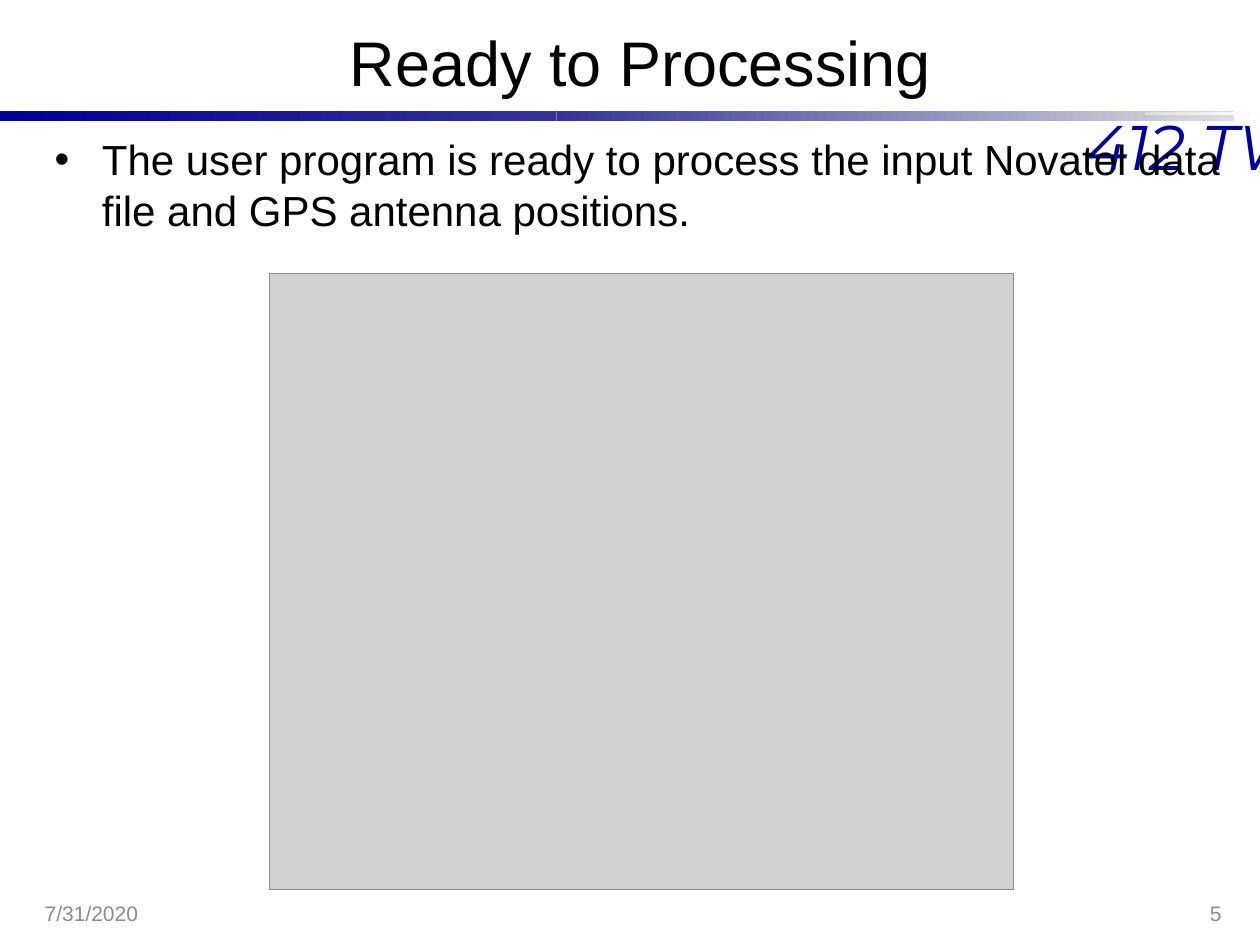
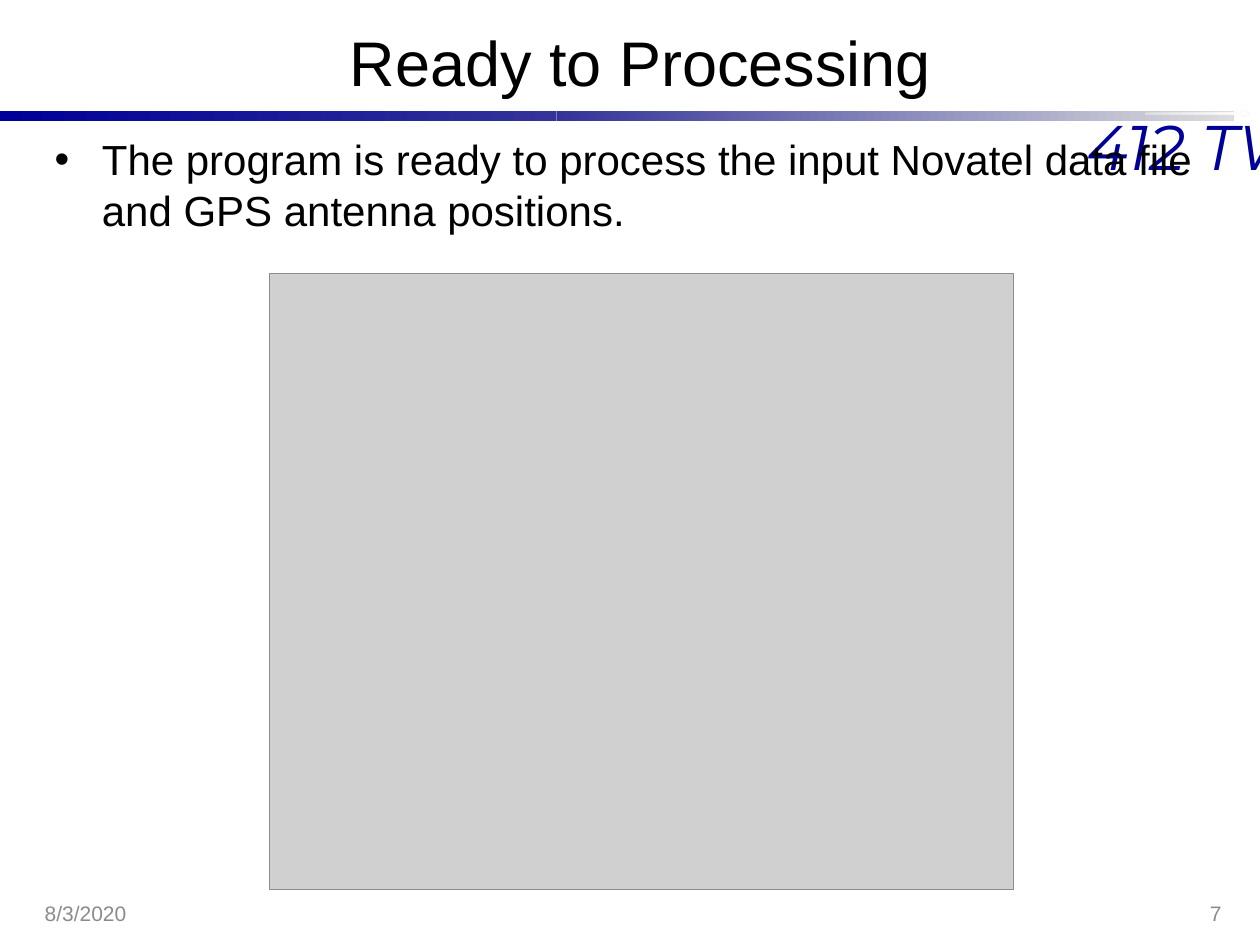
Before and after one commit to Hannsel101/PCIP_Intern_Proj_1, a slide deck: slide 7 of BestXYZ_Presentation.pptx (slide 5 before the commit). Drawn at 1260x945 pixels with LibreOffice and Linux fonts; fonts in the diff are those of the drawing; grey boxes stand for pictures; background and template pictures are left out. Boxes give left, top, right and bottom in pixels: in the first picture for what was removed or moved away, otherwise in the second. Text is boxed around its words. In the diff, an @@ line names an element or a change of style, - is before the commit and + after.

```diff
--- a/BestXYZ_Presentation.pptx
+++ b/BestXYZ_Presentation.pptx
@@ text at bbox=[102, 142, 1192, 234]: text changed @@
-• The user program is ready to process the input Novatel data file and GPS antenna positions.
+• The program is ready to process the input Novatel data file and GPS antenna positions.
@@ text at bbox=[45, 906, 127, 921]: text changed @@
-7/31/2020
+8/3/2020
@@ page number at bbox=[1210, 906, 1222, 921]: text changed @@
-5
+7
```
Also in this commit, not shown: 12 other slides changed, 4 slides added, 6 other files.
